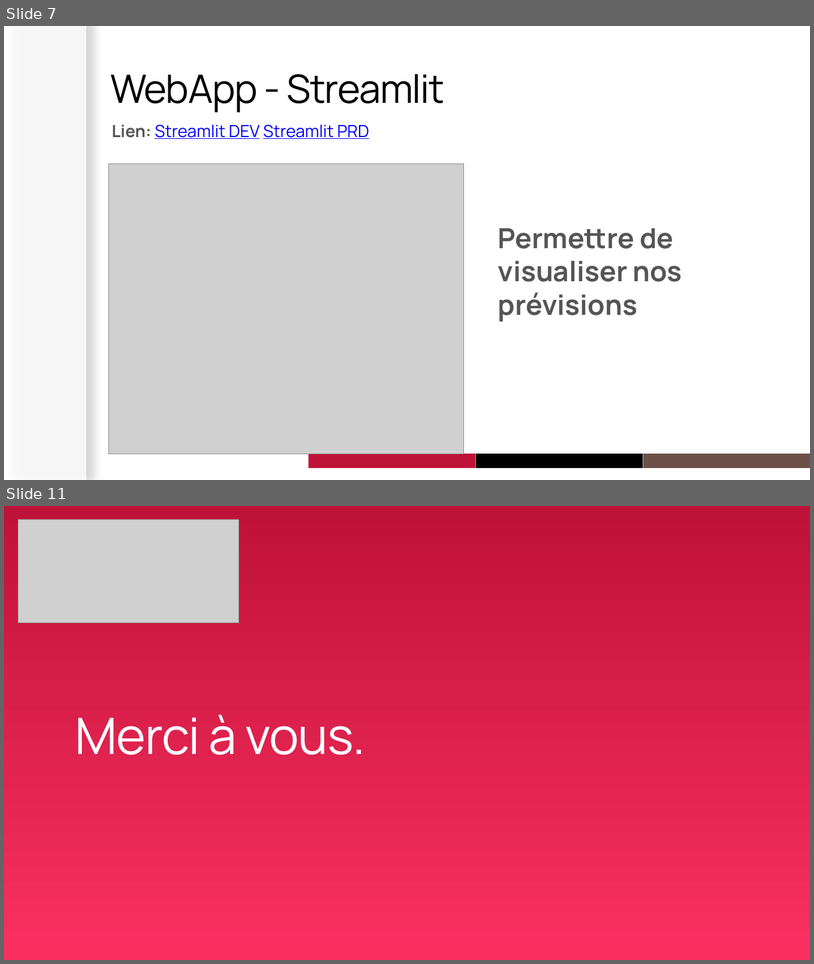
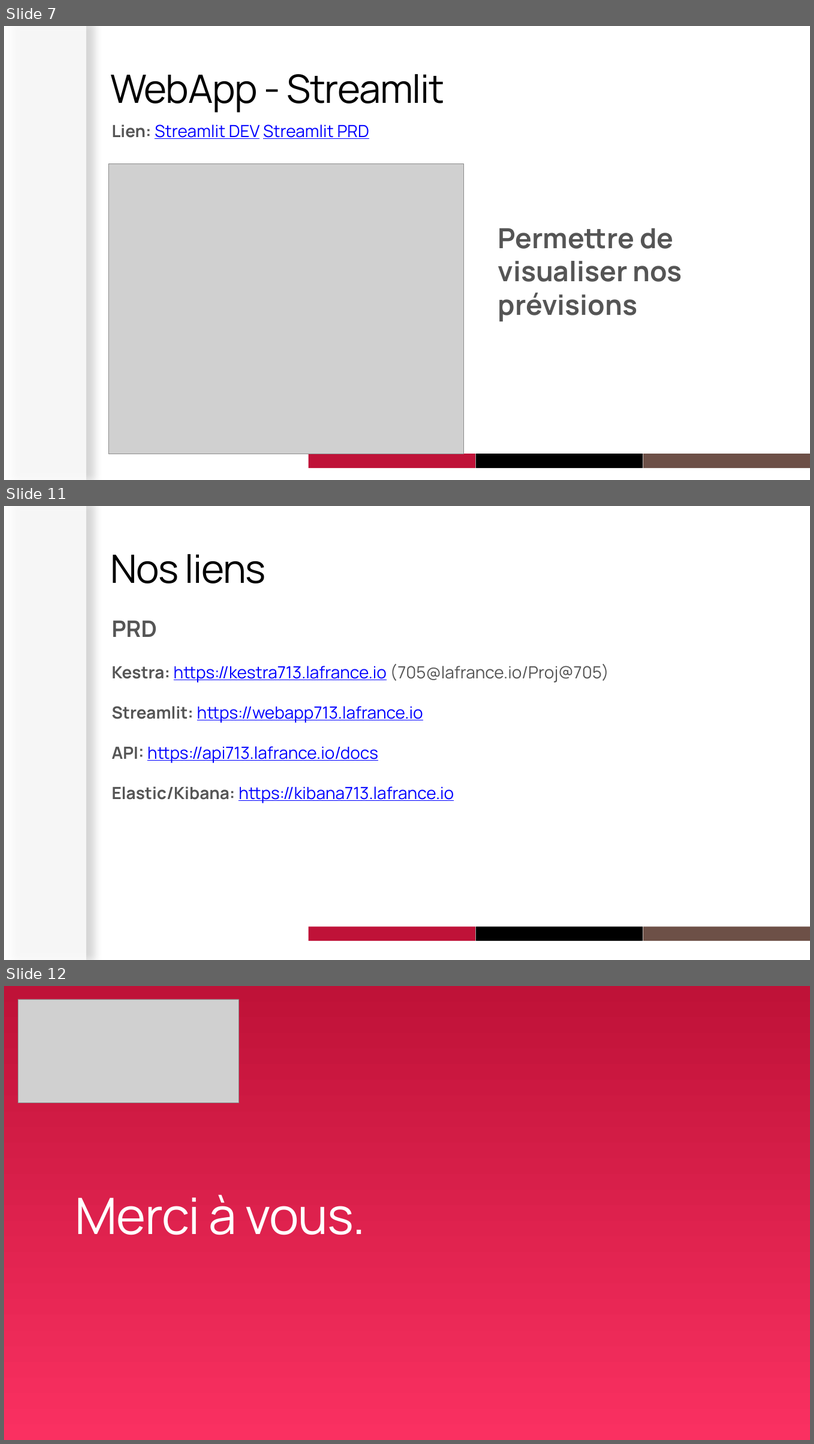
Before and after one commit to julienlafrance/Energy-rte-tempo-forecasting, a slide deck: Soutenance - MLOps.pptx. Shown one above the other, each under a label of ours: slides 7 and 11 before the commit, slides 7, 11 and 12 after it; the slides between them are not shown. The pictures are 814x964 and 814x1444 pixels, drawn with LibreOffice and Linux fonts; fonts in the diff are those of the drawing; grey boxes stand for pictures; background and template pictures are left out. Boxes give left, top, right and bottom in pixels: in the first picture for what was removed or moved away, otherwise in the second. Text is boxed around its words. In the diff, an @@ line names an element or a change of style, - is before the commit and + after.

```diff
--- a/Soutenance - MLOps.pptx
+++ b/Soutenance - MLOps.pptx
@@ slide 11 added at [4, 506, 810, 960], background #FFFFFF; not listed: 1 template element that a slide beside it also shows @@
@@ text added at [110, 554, 266, 583], 93 pt, text #000000 @@
+Nos liens
@@ text added at [112, 621, 609, 803], 40 pt, text #0000FF, underline @@
+PRD
+Kestra: https://kestra713.lafrance.io (705@lafrance.io/Proj@705)
+Streamlit: https://webapp713.lafrance.io
+API: https://api713.lafrance.io/docs
+Elastic/Kibana: https://kibana713.lafrance.io
@@ rectangle added at [308, 926, 476, 940], fill #BF1238 @@
@@ rectangle added at [476, 926, 643, 940], fill #000000 @@
@@ rectangle added at [643, 926, 810, 940], fill #6D5047 @@
@@ what was slide 11 is now slide 12 @@
```
Also in this commit, not shown: 7 slides changed.
